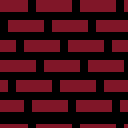
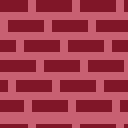
Revision of a layered 128x128 image; what changed, layer by layer:
painted on "Layer 10 copy" over [0, 0, 128, 128]
removed layer "Layer 9 copy" over [36, 52, 88, 80]
removed layer "Layer 8 copy" over [0, 52, 44, 80]
removed layer "Layer 7 copy" over [96, 72, 128, 100]
removed layer "Layer 6 copy" over [52, 72, 104, 100]
removed layer "Layer 5 copy" over [8, 72, 60, 100]
removed layer "Layer 4 copy" over [0, 92, 32, 120]
removed layer "Layer 3 copy" over [112, 92, 128, 120]
removed layer "Layer 2 copy" over [68, 92, 120, 120]
removed layer "Layer 1 copy" over [24, 92, 76, 120]
removed layer "Layer 11" over [0, 116, 128, 124]
removed layer "Layer 10 copy 2" over [72, 112, 124, 128]
removed layer "Layer 9 copy 2" over [28, 112, 80, 128]
removed layer "Layer 8 copy 2" over [0, 112, 36, 128]
removed layer "Layer 10" over [72, 0, 124, 20]
removed layer "Layer 9" over [28, 0, 80, 20]
removed layer "Layer 8" over [0, 0, 36, 20]
removed layer "Layer 7" over [88, 12, 128, 40]
removed layer "Layer 6" over [44, 12, 96, 40]
removed layer "Layer 5" over [0, 12, 52, 40]
removed layer "Layer 4" over [0, 32, 24, 60]
removed layer "Layer 3" over [104, 32, 128, 60]
removed layer "Layer 2" over [60, 32, 112, 60]
removed layer "Layer 1" over [16, 32, 68, 60]
